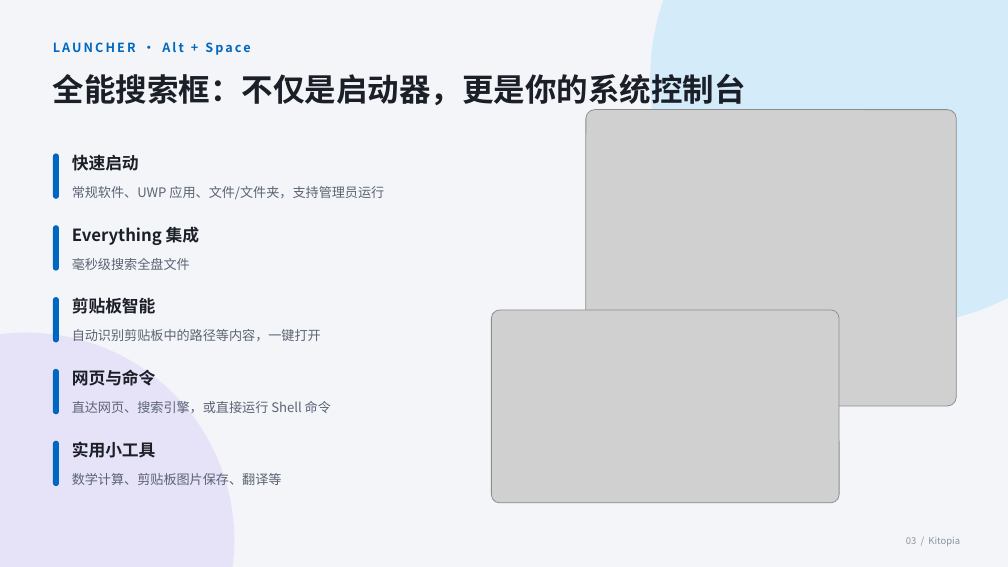
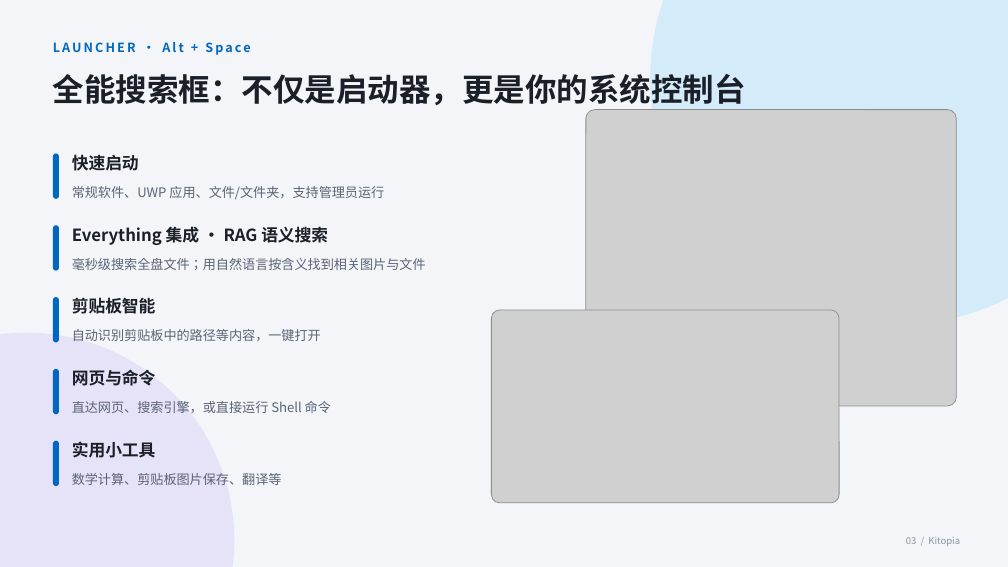
Before and after one commit to Maklith/Kitopia, a slide deck: slide 3 of docs/演示文稿1.pptx. Drawn at 1008x567 pixels with LibreOffice and Linux fonts; fonts in the diff are those of the drawing; grey boxes stand for pictures. Boxes give left, top, right and bottom in pixels: in the first picture for what was removed or moved away, otherwise in the second. Text is boxed around its words. In the diff, an @@ line names an element or a change of style, - is before the commit and + after.

```diff
--- a/docs/演示文稿1.pptx
+++ b/docs/演示文稿1.pptx
@@ text at (x1=72, y1=226, x2=328, y2=245): text changed @@
-Everything 集成
+Everything 集成 · RAG 语义搜索
@@ text at (x1=72, y1=258, x2=426, y2=270): text changed @@
-毫秒级搜索全盘文件
+毫秒级搜索全盘文件；用自然语言按含义找到相关图片与文件
```
Also in this commit, not shown: 6 other files.
